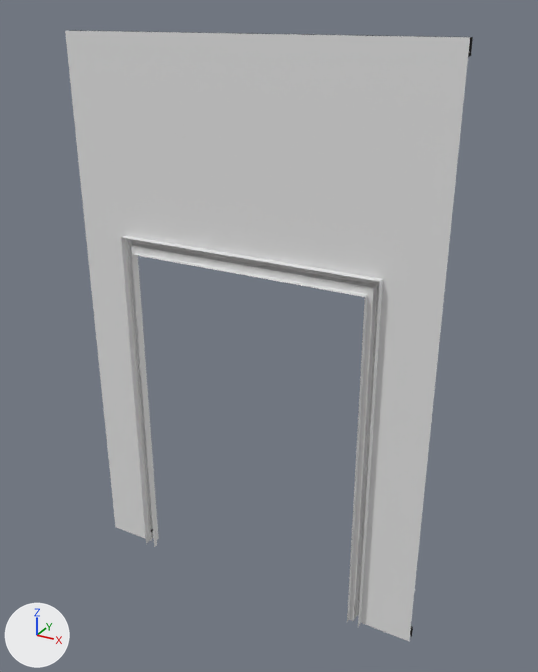
The FBX model LaboratoryEscapeGame/Assets/Resources/fbx/map/WallFtBigDoor2x3.fbx as it was, and as the next commit left it.
The view is the same before and after, from a 50 mm lens placed at (0.79, -2.95, 3.1), pointed at (-0.9, 0.12, 1.56). Every picture has the same lights, and +X, +Y and +Z are marked at lower left. Where no turn or scale is listed for an object, it has been applied to the vertices.

Objects in the first picture: 'DoorFrameBig', 'WallFtBigDoor2x3'.
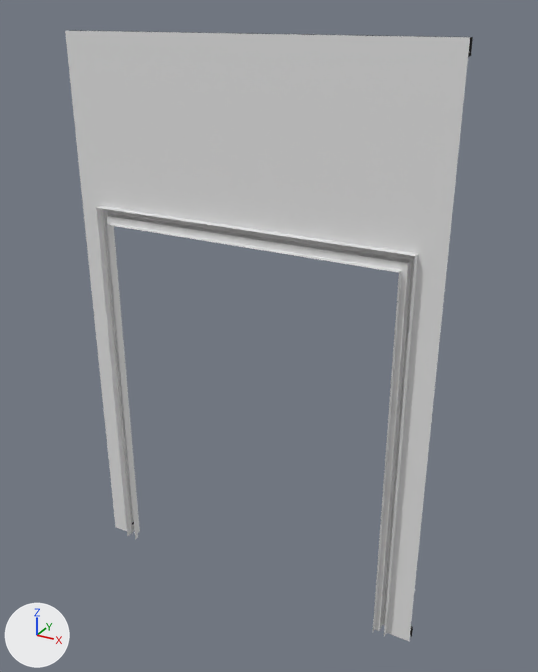
Changed parts and their boxes (x1, y1, x2, y2) in the pictures (538 x 672 px; the box of a moved part takes in the faces that stretch with it):
```json
{"object": "DoorFrameBig", "change": "mesh rescaled", "before": [121, 236, 383, 626], "after": [96, 206, 418, 636], "on screen": "23% wider, 10% taller"}
{"part": 2, "of": "me_plane_013", "change": "moved or reshaped", "before": [65, 31, 152, 541], "after": [65, 31, 133, 534]}
{"part": 3, "of": "me_plane_013", "change": "moved or reshaped", "before": [410, 626, 413, 636], "after": [410, 626, 413, 636]}
{"part": 4, "of": "me_plane_013", "change": "moved or reshaped", "before": [125, 202, 425, 635], "after": [103, 200, 425, 635]}
```

The change, as JSON lines over the scene's bpy script:
```json
{"block": "me_plane_014", "where": "me_plane_014.from_pydata(...)  # 43 vertices, 30 faces; spans x -1.72..-0.28, y 0.0..0.08, z 0.0..2.0"}
{"block": "me_plane_014", "where": "# used by ob_doorframebig; location = (0.0, 0.0, 0.0)"}
{"block": "me_plane_014", "change": "me_plane_014 part 1: the whole mesh is scaled about its middle by (1.22, 1, 1.07), then moved by (0.0, 0.0, 0.07)"}
{"block": "me_plane_013", "where": "me_plane_013.from_pydata(...)  # 30 vertices, 11 faces; spans x -2.0..0.0, y 0.04..0.08, z 0.0..3.0"}
{"block": "me_plane_013", "where": "# used by ob_wallftbigdoor2x3; location = (0.0, 0.0, 0.0)"}
{"block": "me_plane_013", "change": "me_plane_013 part 2: the 1 vertex in x -2.0, y 0.04, z 2.0 is moved by (0.0, 0.0, 0.14)"}
{"block": "me_plane_013", "change": "me_plane_013 part 3: all 4 vertices in x -0.29, y 0.04..0.08, z 0.0..0.07 are moved by (0.15, 0.0, 0.0)"}
{"block": "me_plane_013", "change": "me_plane_013 part 4: the 1 vertex in x -0.29, y 0.04, z 2.0 is moved by (0.15, 0.0, 0.14)"}
```
